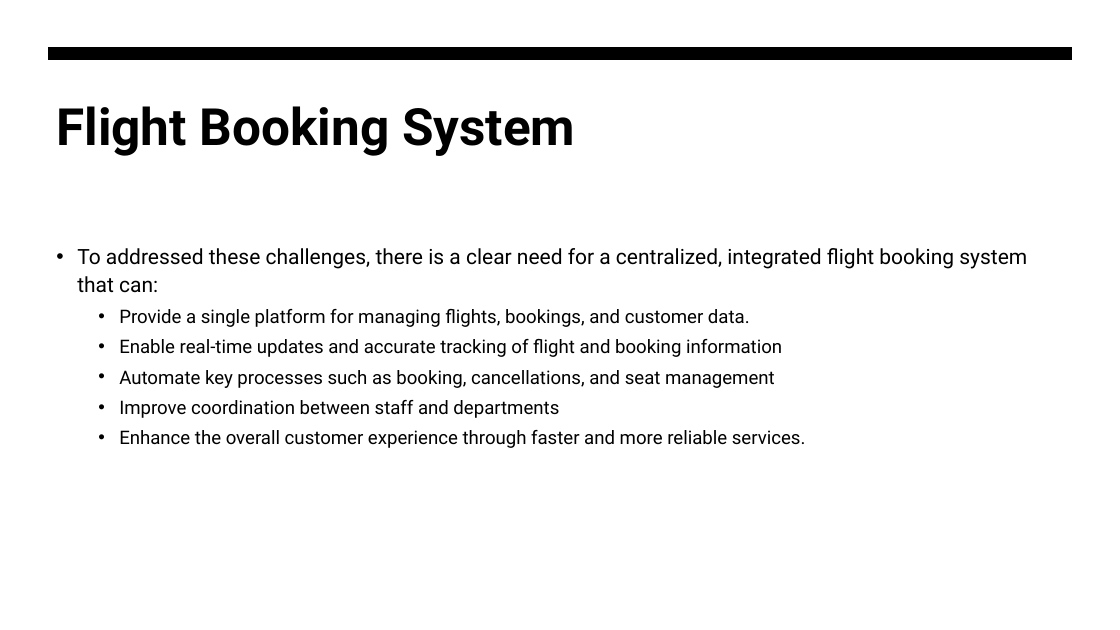
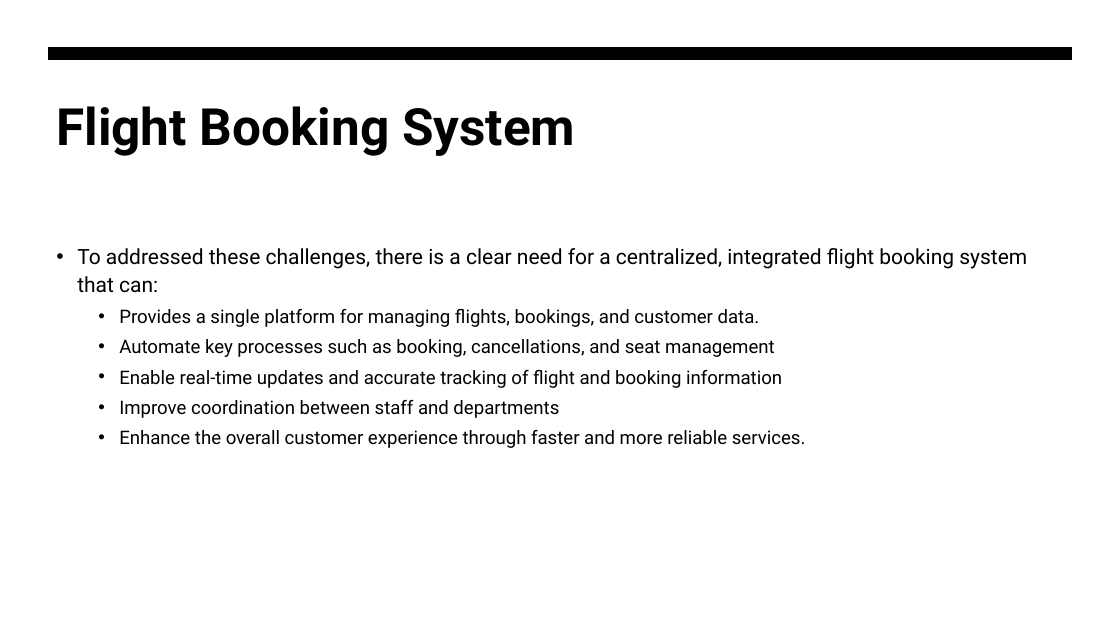
Before and after one commit to Ianieee36/ENSE706_Project, a slide deck: slide 5 of FBS_Presentation.pptx (slide 4 before the commit). Drawn at 1120x630 pixels with LibreOffice and Linux fonts; fonts in the diff are those of the drawing. Boxes give left, top, right and bottom in pixels: in the first picture for what was removed or moved away, otherwise in the second. Text is boxed around its words. In the diff, an @@ line names an element or a change of style, - is before the commit and + after.

```diff
--- a/FBS_Presentation.pptx
+++ b/FBS_Presentation.pptx
@@ text at [119, 309, 775, 357]: text changed @@
-  • Provide a single platform for managing flights, bookings, and customer data.
+  • Provides a single platform for managing flights, bookings, and customer data.
+  • Automate key processes such as booking, cancellations, and seat management
@@ text at [119, 370, 775, 388]: paragraph removed @@
-  • Automate key processes such as booking, cancellations, and seat management
```
Also in this commit, not shown: 3 other slides changed, 5 slides added, 3 slides removed, 1 other file.
